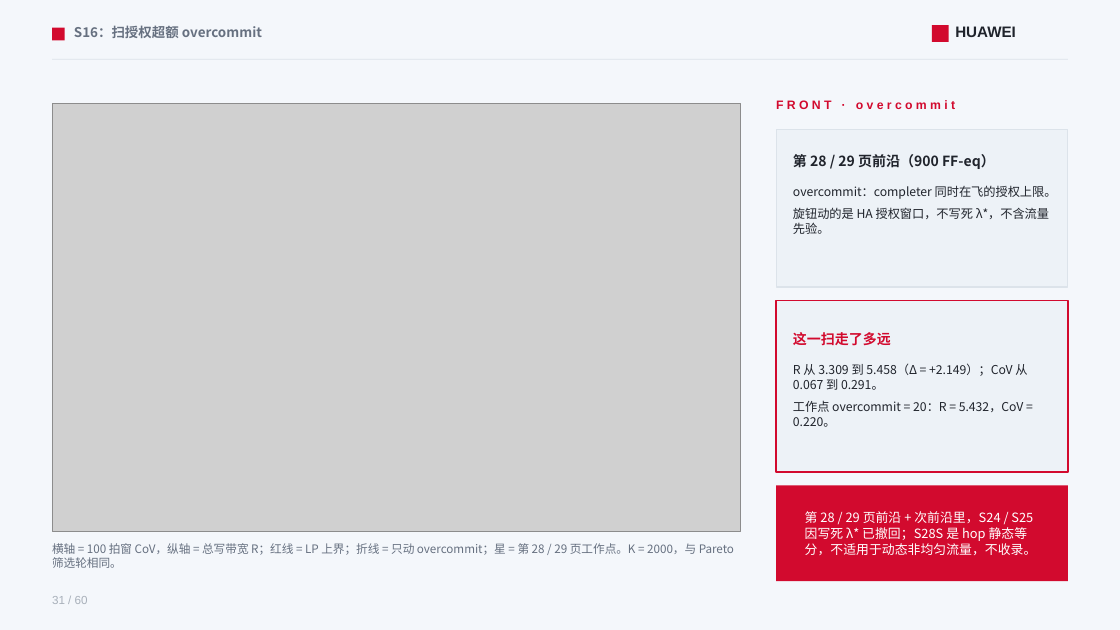
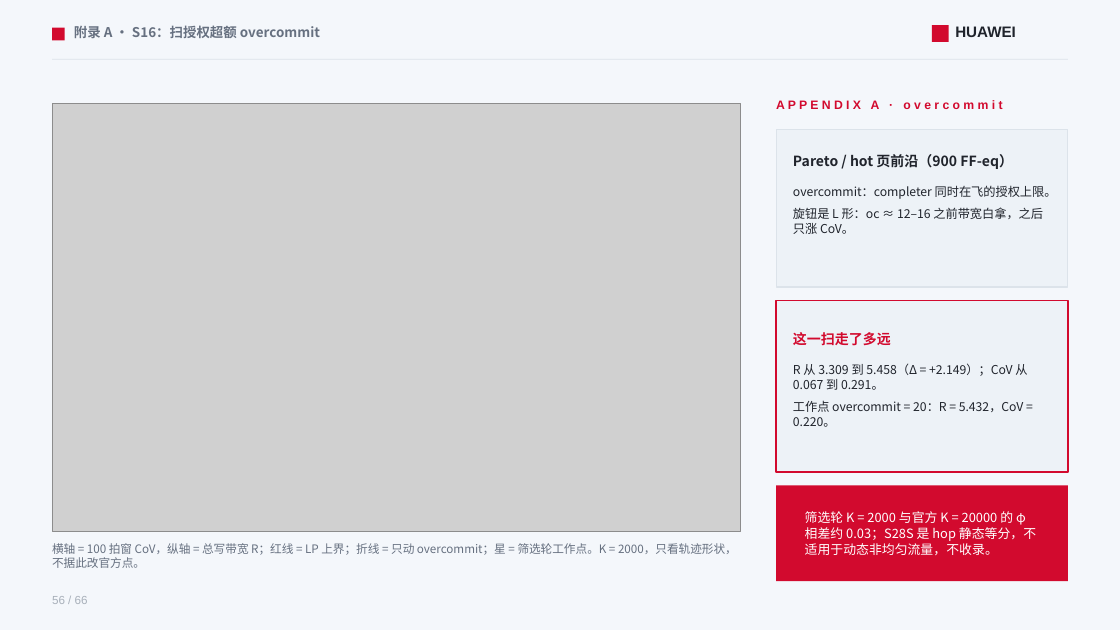
Before and after one commit to lukebest/booksim2, a slide deck: slide 56 of ppt/ring2-write-fairness.pptx (slide 31 before the commit). Drawn at 1120x630 pixels with LibreOffice and Linux fonts; fonts in the diff are those of the drawing; grey boxes stand for pictures. Boxes give left, top, right and bottom in pixels: in the first picture for what was removed or moved away, otherwise in the second. Text is boxed around its words. In the diff, an @@ line names an element or a change of style, - is before the commit and + after.

```diff
--- a/ppt/ring2-write-fairness.pptx
+++ b/ppt/ring2-write-fairness.pptx
@@ text at [74,25,320,38]: text changed @@
-S16：扫授权超额 overcommit
+附录 A · S16：扫授权超额 overcommit
@@ text at [776,100,1003,113]: text changed @@
-F R O N T · o v e r c o m m i t
+A P P E N D I X A · o v e r c o m m i t
@@ text at [793,154,1013,169]: text changed @@
-第 28 / 29 页前沿（900 FF‑eq）
+Pareto / hot 页前沿（900 FF‑eq）
@@ text at [793,207,1043,234]: text changed @@
-旋钮动的是 HA 授权窗口，不写死 λ*，不含流量先验。
+旋钮是 L 形：oc ≈ 12–16 之前带宽白拿，之后只涨 CoV。
@@ text at [805,511,1036,555]: text changed @@
-第 28 / 29 页前沿 + 次前沿里，S24 / S25 因写死 λ* 已撤回；S28S 是 hop 静态等分，不适用于动态非均匀流量，不收录。
+筛选轮 K = 2000 与官方 K = 20000 的 φ 相差约 0.03；S28S 是 hop 静态等分，不适用于动态非均匀流量，不收录。
@@ text at [52,543,737,568]: text changed @@
-横轴 = 100 拍窗 CoV，纵轴 = 总写带宽 R；红线 = LP 上界；折线 = 只动 overcommit；星 = 第 28 / 29 页工作点。K = 2000，与 Pareto 筛选轮相同。
+横轴 = 100 拍窗 CoV，纵轴 = 总写带宽 R；红线 = LP 上界；折线 = 只动 overcommit；星 = 筛选轮工作点。K = 2000，只看轨迹形状，不据此改官方点。
@@ text at [52,596,88,604]: text changed @@
-31 / 60
+56 / 66
```
Also in this commit, not shown: 57 other slides changed, 7 slides added, 1 slide removed, 10 other files.
